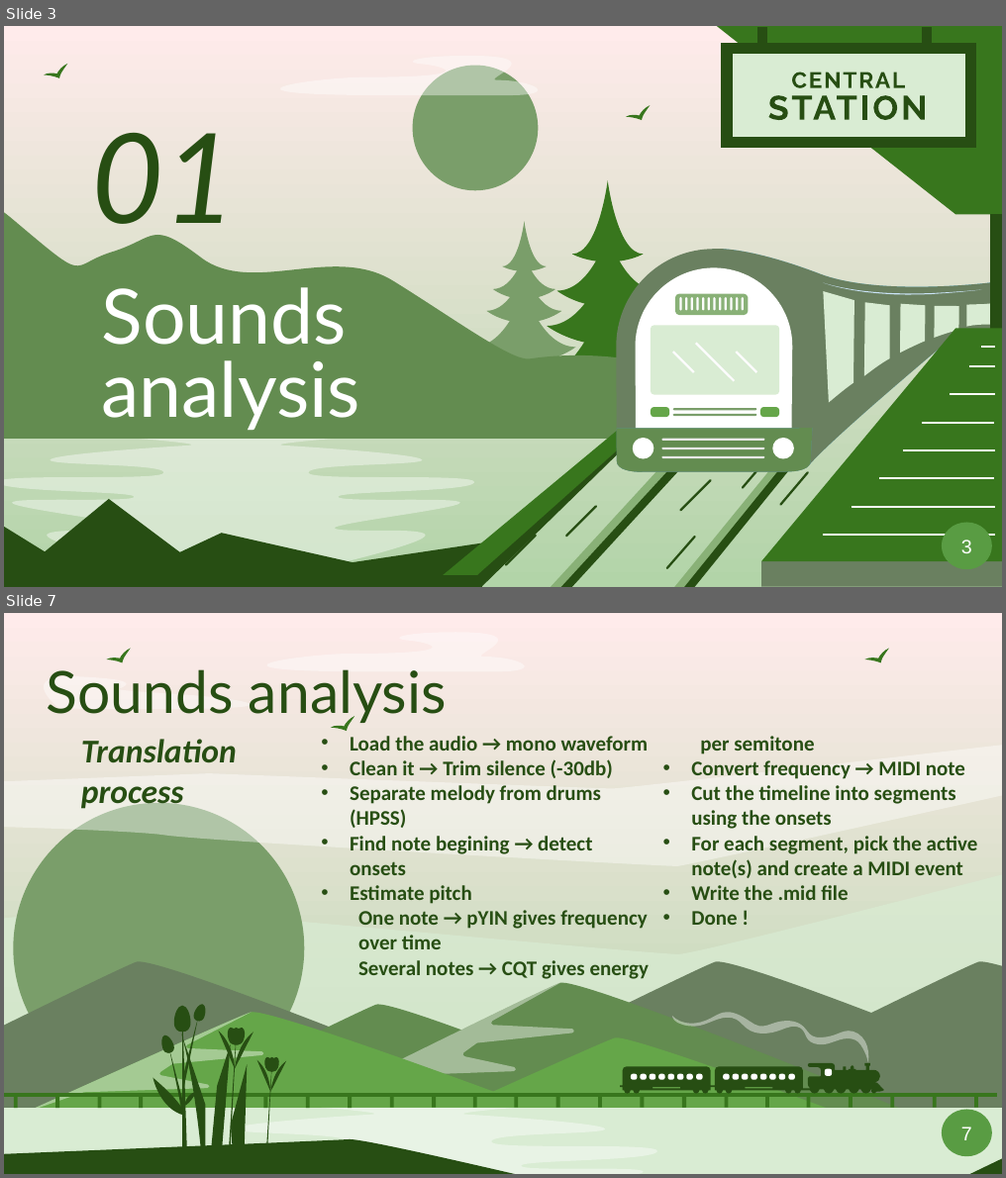
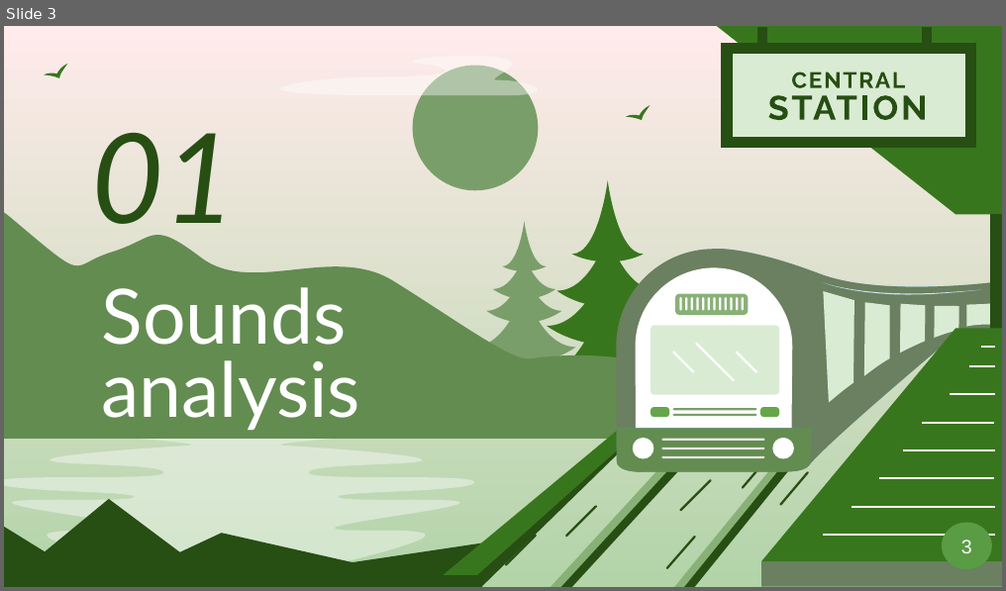
Before and after one commit to Smoother19/MusicAnimation, a slide deck: docs/presentation/PresAlpha.pptx. Shown one above the other, each under a label of ours: slides 3 and 7 before the commit, slide 3 after it; the slides between them are not shown. The pictures are 1006x1178 and 1006x591 pixels, drawn with LibreOffice and Linux fonts; fonts in the diff are those of the drawing. Boxes give left, top, right and bottom in pixels: in the first picture for what was removed or moved away, otherwise in the second. Text is boxed around its words. In the diff, an @@ line names an element or a change of style, - is before the commit and + after.

```diff
--- a/docs/presentation/PresAlpha.pptx
+++ b/docs/presentation/PresAlpha.pptx
@@ slide 7 removed at [4, 613, 1002, 1174], background gradient #FFEBEB to #B2D4A8 @@
@@ freeform shape removed at [176, 632, 548, 671] @@
@@ title removed at [47, 669, 447, 724] @@
-Sounds analysis
@@ freeform shape removed at [107, 644, 135, 669] @@
@@ freeform shape removed at [865, 644, 893, 669] @@
@@ freeform shape removed at [18, 676, 264, 709] @@
@@ freeform shape removed at [330, 712, 358, 739] @@
@@ freeform shape removed at [4, 745, 1002, 866] @@
@@ text removed at [81, 739, 237, 811] @@
-Translation process
@@ subtitle removed at [350, 736, 978, 979] @@
-• Load the audio → mono waveform
-• Clean it → Trim silence (-30db)
-• Separate melody from drums (HPSS)
-• Find note begining → detect onsets
-• Estimate pitch
-One note → pYIN gives frequency over time
-Several notes → CQT gives energy per semitone
-• Convert frequency → MIDI note
-• Cut the timeline into segments using the onsets
-• For each segment, pick the active note(s) and create a MIDI event
-• Write the .mid file
-• Done !
@@ freeform shape removed at [13, 803, 304, 1094] @@
@@ freeform shape removed at [4, 873, 1002, 1066] @@
@@ freeform shape removed at [4, 962, 558, 1120] @@
@@ freeform shape removed at [392, 962, 1002, 1120] @@
@@ freeform shape removed at [655, 962, 1002, 1120] @@
@@ freeform shape removed at [284, 983, 921, 1118] @@
@@ freeform shape removed at [319, 983, 574, 1101] @@
@@ freeform shape removed at [4, 1012, 590, 1128] @@
@@ freeform shape removed at [24, 1012, 264, 1113] @@
@@ freeform shape removed at [101, 1004, 738, 1139] @@
@@ group removed at [620, 1012, 884, 1094]: 19 freeform shapes @@
@@ freeform shape removed at [414, 1038, 878, 1128] @@
@@ freeform shape removed at [4, 1108, 1002, 1174] @@
@@ freeform shape removed at [176, 1108, 661, 1174] @@
@@ freeform shape removed at [942, 1110, 992, 1157] @@
-7
@@ group removed at [4, 1093, 997, 1108]: 26 rectangles @@
@@ freeform shape removed at [4, 1140, 1002, 1174] @@
@@ group removed at [152, 1004, 324, 1174]: 26 freeform shapes @@
```
Also in this commit, not shown: 14 slides changed, 4 slides added, 4 other slides removed.
